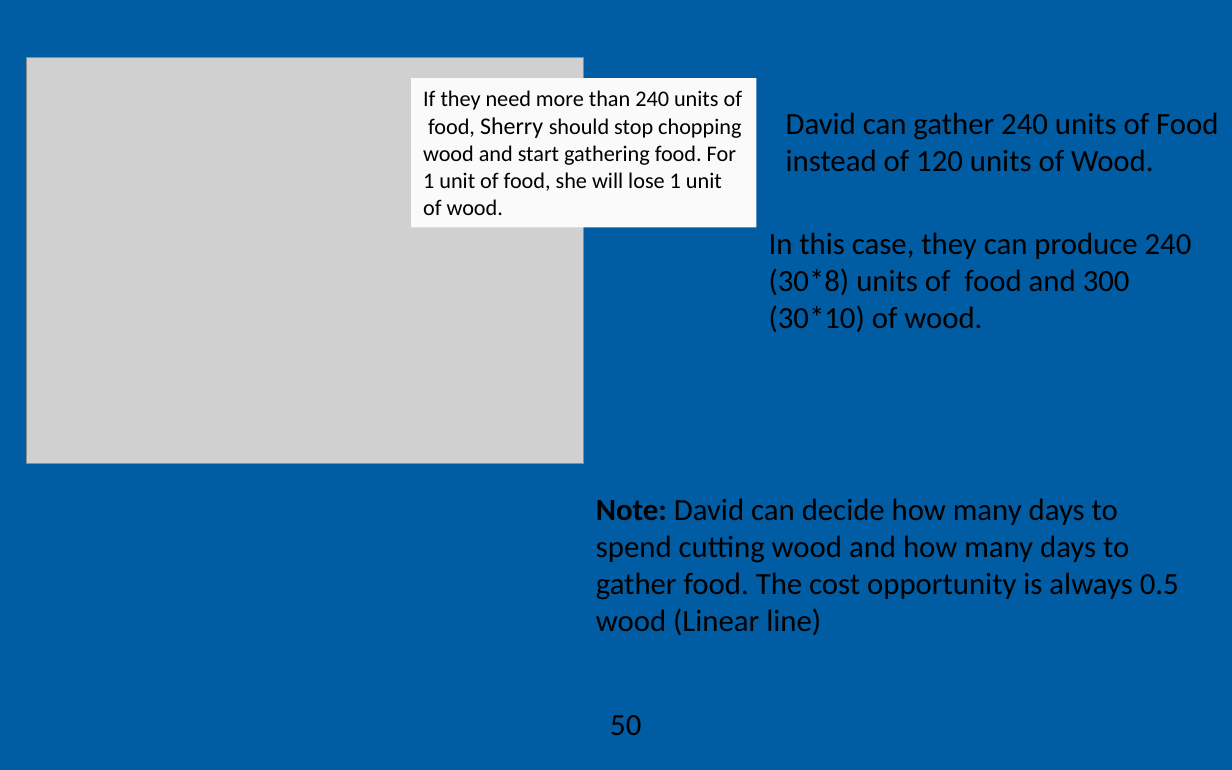
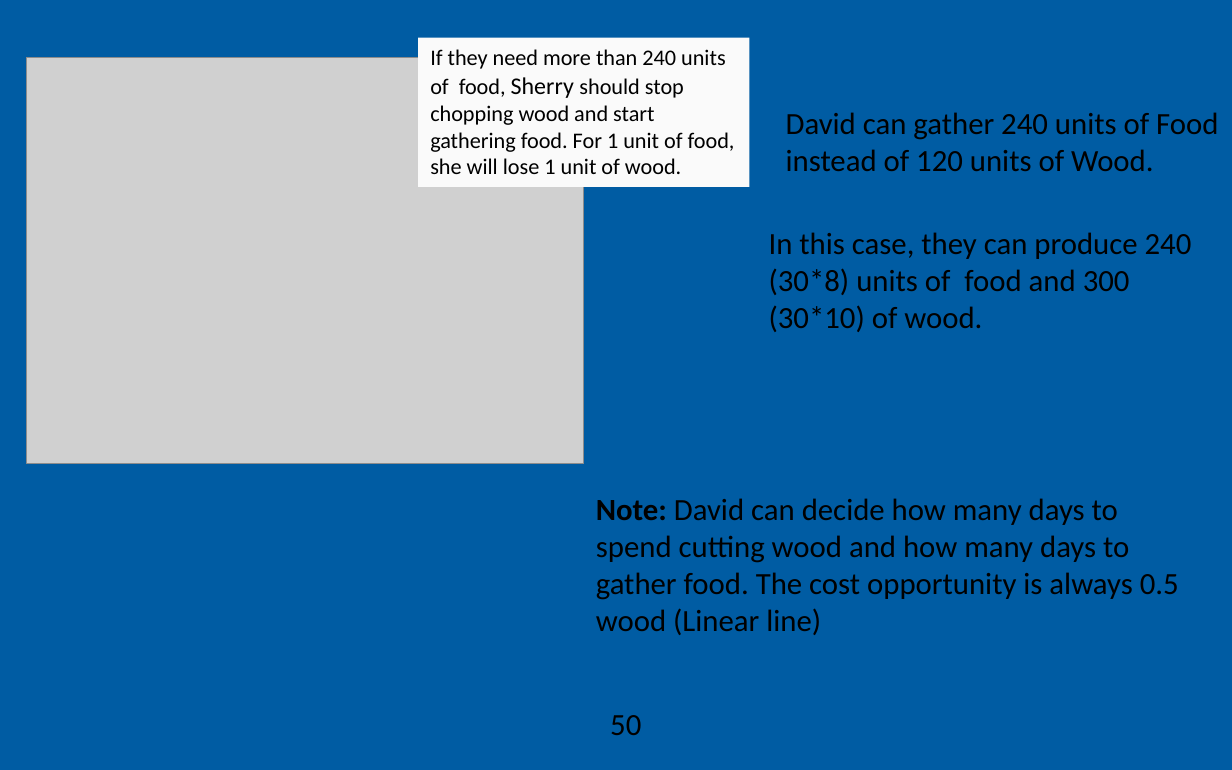
Before and after one commit to AEGDDI/idr305, a slide deck: slide 50 of lectures/L2.pptx. Drawn at 1232x770 pixels with LibreOffice and Linux fonts; fonts in the diff are those of the drawing; grey boxes stand for pictures; background and template pictures are left out. Boxes give left, top, right and bottom in pixels: in the first picture for what was removed or moved away, otherwise in the second. Text is boxed around its words. In the diff, an @@ line names an element or a change of style, - is before the commit and + after.

```diff
--- a/lectures/L2.pptx
+++ b/lectures/L2.pptx
@@ rectangle "If they need more than ...": place and size @@
-rectangle "If they need more than ..." at bbox=[411, 78, 756, 227]
+rectangle "If they need more than ..." at bbox=[418, 37, 749, 186]
```
Also in this commit, not shown: 5 other slides changed, 3 other files.
